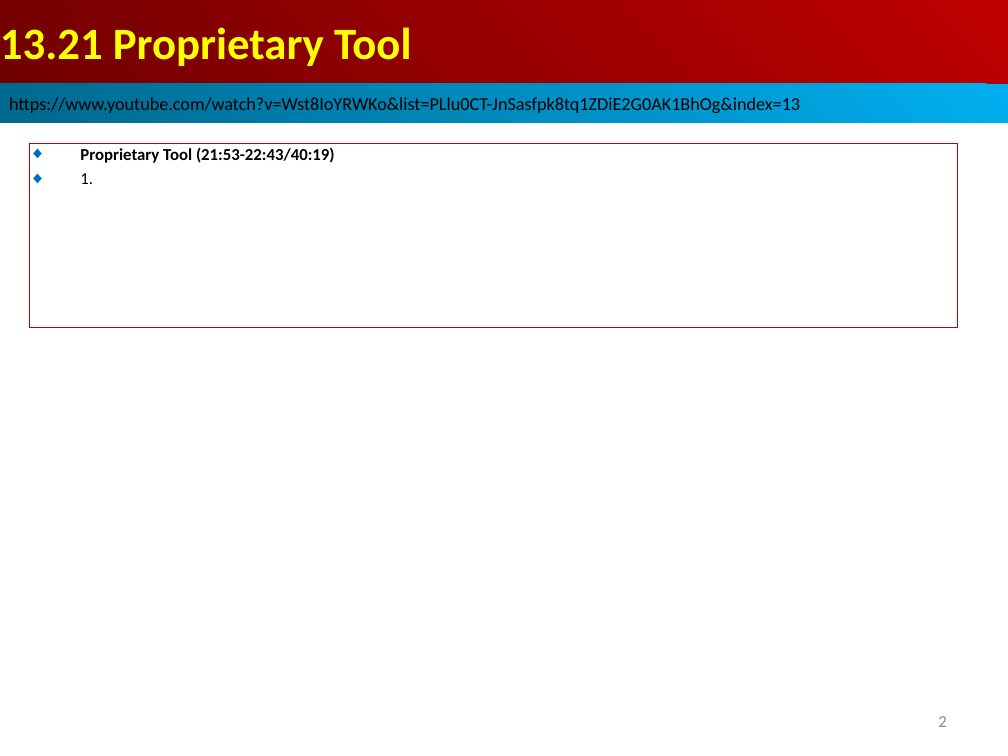
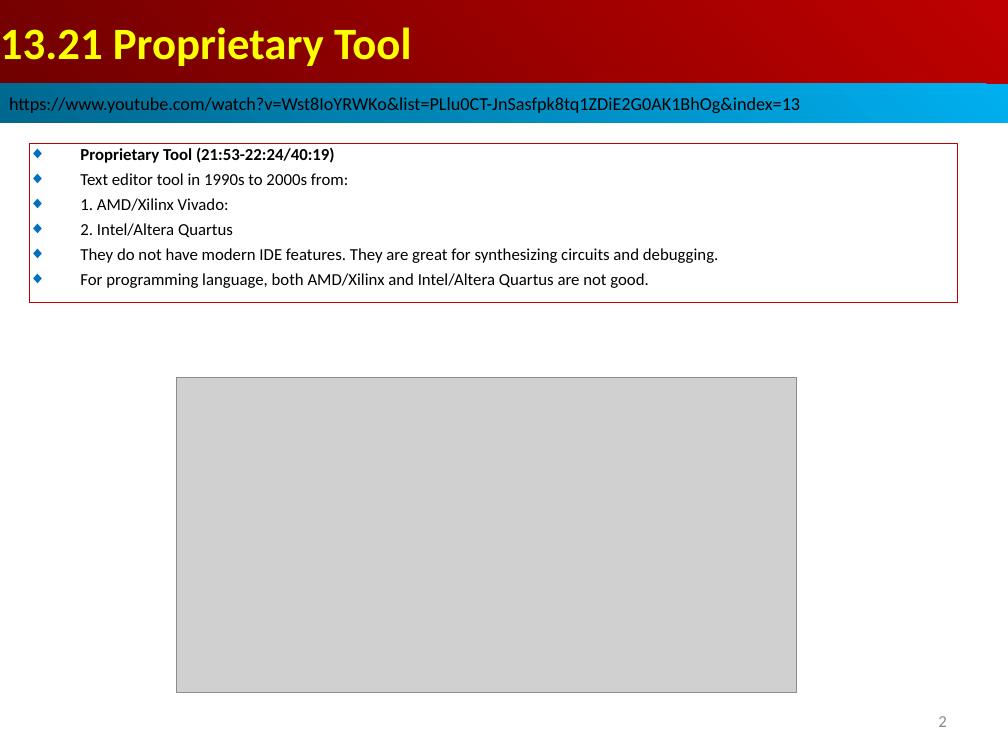
Before and after one commit to peterhchen/AIU_CS800_Chisel, a slide deck: slide 2 of 500_Chisel_Conf/013_FPGA/000_Video/013.21_30_Tool.ppt. Drawn at 1008x756 pixels with LibreOffice and Linux fonts; fonts in the diff are those of the drawing; grey boxes stand for pictures. Boxes give left, top, right and bottom in pixels: in the first picture for what was removed or moved away, otherwise in the second. Text is boxed around its words. In the diff, an @@ line names an element or a change of style, - is before the commit and + after.

```diff
--- a/500_Chisel_Conf/013_FPGA/000_Video/013.21_30_Tool.ppt
+++ b/500_Chisel_Conf/013_FPGA/000_Video/013.21_30_Tool.ppt
@@ rectangle "Proprietary Tool (21:53-22:24/40:19)": place and size @@
-rectangle "Proprietary Tool (21:53-22:24/40:19)" at [29, 143, 958, 328]
+rectangle "Proprietary Tool (21:53-22:24/40:19)" at [29, 143, 958, 302]
@@ text in rectangle at [80, 147, 719, 288]: text changed; bold off @@
-◆ Proprietary Tool (21:53-22:43/40:19)
-◆ 1.
+◆ Proprietary Tool (21:53-22:24/40:19)
+◆ Text editor tool in 1990s to 2000s from:
+◆ 1. AMD/Xilinx Vivado:
+◆ 2. Intel/Altera Quartus
+◆ They do not have modern IDE features. They are great for synthesizing circuits and debugging.
+◆ For programming language, both AMD/Xilinx and Intel/Altera Quartus are not good.
@@ picture added at [176, 378, 797, 694] @@
```
Also in this commit, not shown: 20 slides added, 2 other files.
